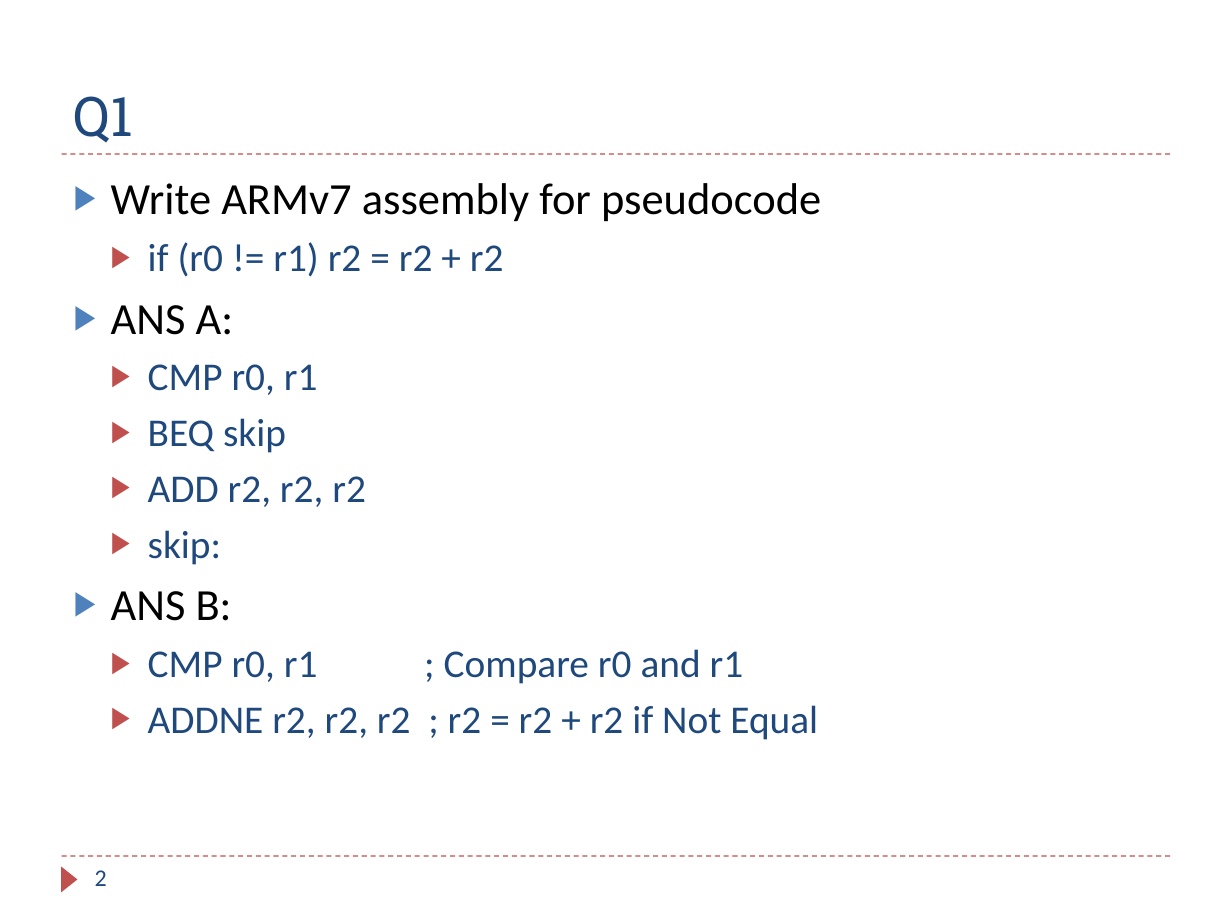
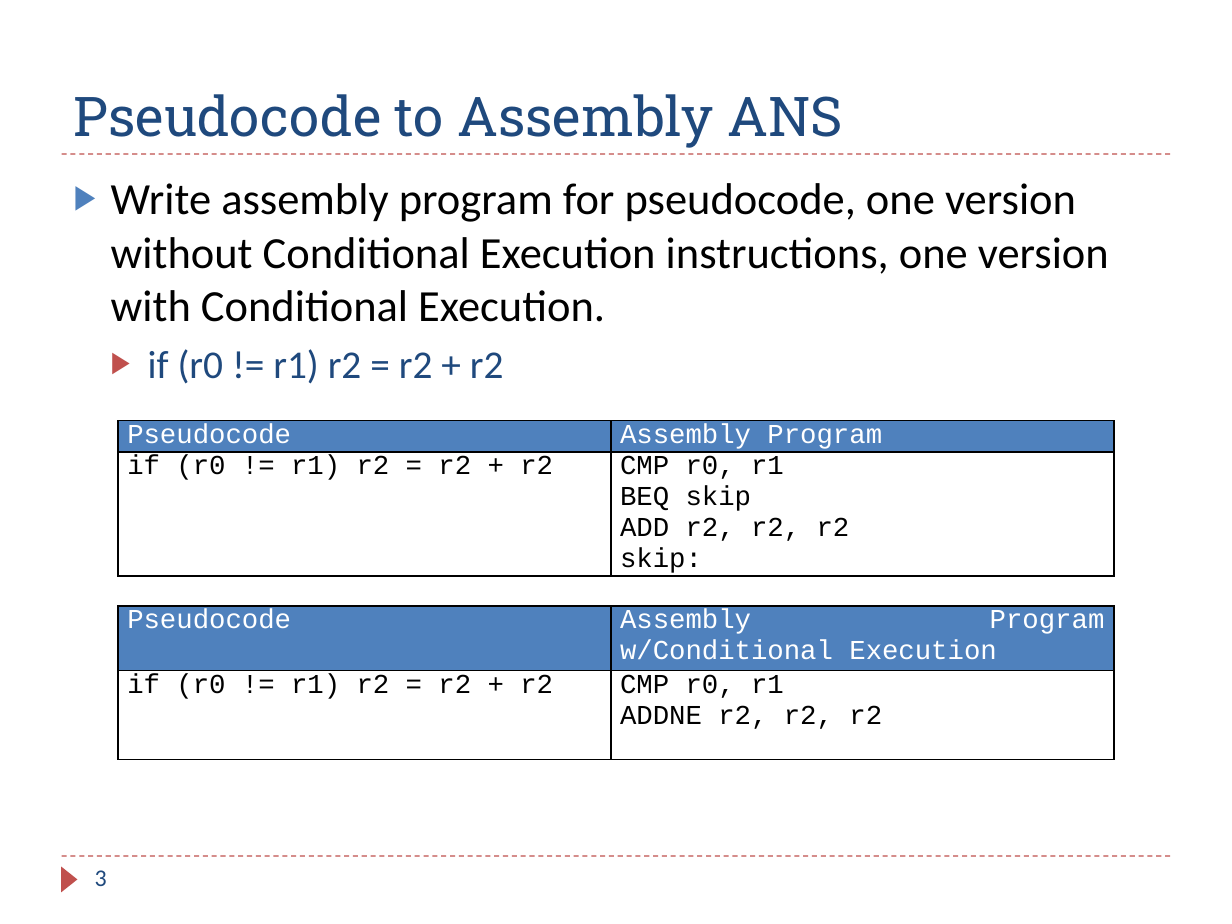
Before and after one commit to guhofstra/CSC111Fa25, a slide deck: slide 3 of PPTs/Ch6_ARM_Flow_Control_Exercises_ANS.pptx (slide 2 before the commit). Drawn at 1232x924 pixels with LibreOffice and Linux fonts; fonts in the diff are those of the drawing. Boxes give left, top, right and bottom in pixels: in the first picture for what was removed or moved away, otherwise in the second. Text is boxed around its words. In the diff, an @@ line names an element or a change of style, - is before the commit and + after.

```diff
--- a/PPTs/Ch6_ARM_Flow_Control_Exercises_ANS.pptx
+++ b/PPTs/Ch6_ARM_Flow_Control_Exercises_ANS.pptx
@@ title at (x1=74, y1=94, x2=843, y2=148): text changed @@
-Q1
+Pseudocode to Assembly ANS
@@ text removed at (x1=111, y1=183, x2=821, y2=740) @@
-▶ Write ARMv7 assembly for pseudocode
-  ▶ if (r0 != r1) r2 = r2 + r2
-▶ ANS A:
-  ▶ CMP r0, r1
-  ▶ BEQ skip
-  ▶ ADD r2, r2, r2
-  ▶ skip:
-▶ ANS B:
-  ▶ CMP r0, r1 ; Compare r0 and r1
-  ▶ ADDNE r2, r2, r2 ; r2 = r2 + r2 if Not Equal
@@ text added at (x1=111, y1=183, x2=1109, y2=384), 26 pt, text #000000 @@
+▶ Write assembly program for pseudocode, one version without Conditional Execution instructions, one version with Conditional Execution.
+  ▶ if (r0 != r1) r2 = r2 + r2
@@ table added at (x1=118, y1=421, x2=1114, y2=585), 2 rows, 2 columns @@
+Pseudocode | Assembly Program
+if (r0 != r1) r2 = r2 + r2 | CMP r0, r1 / BEQ skip / ADD r2, r2, r2 / skip:
@@ table added at (x1=118, y1=606, x2=1114, y2=761), 2 rows, 2 columns @@
+Pseudocode | Assembly Program w/Conditional Execution
+if (r0 != r1) r2 = r2 + r2 | CMP r0, r1 / ADDNE r2, r2, r2
@@ page number at (x1=95, y1=870, x2=107, y2=886): text changed @@
-2
+3
```
Also in this commit, not shown: 11 other slides changed, 10 slides added, 17 other files.
